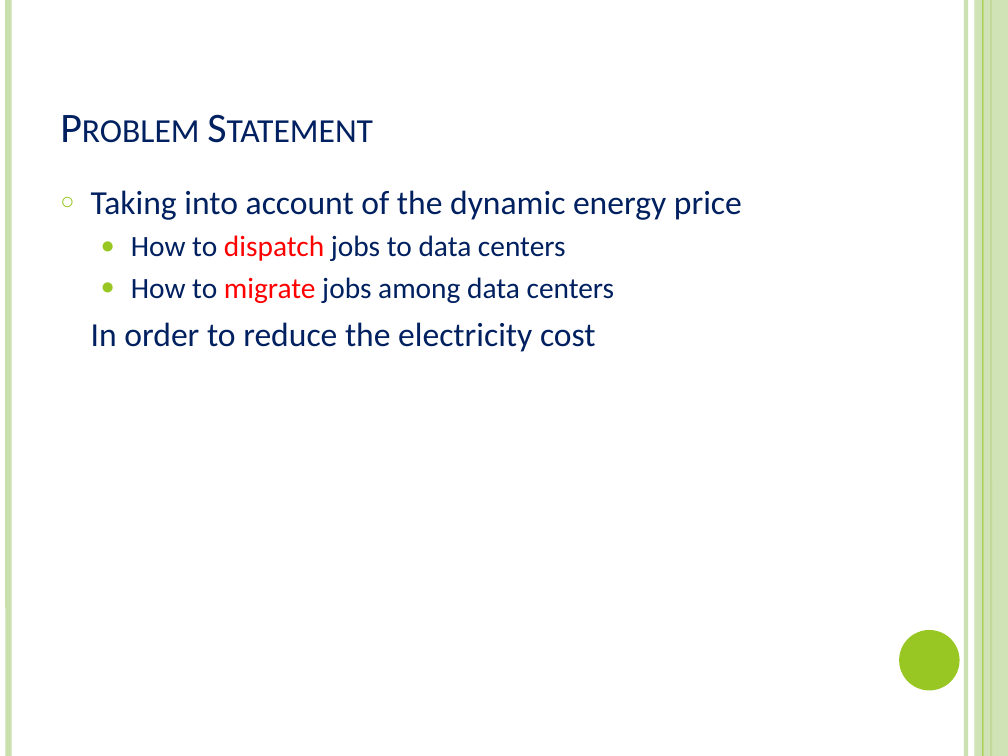
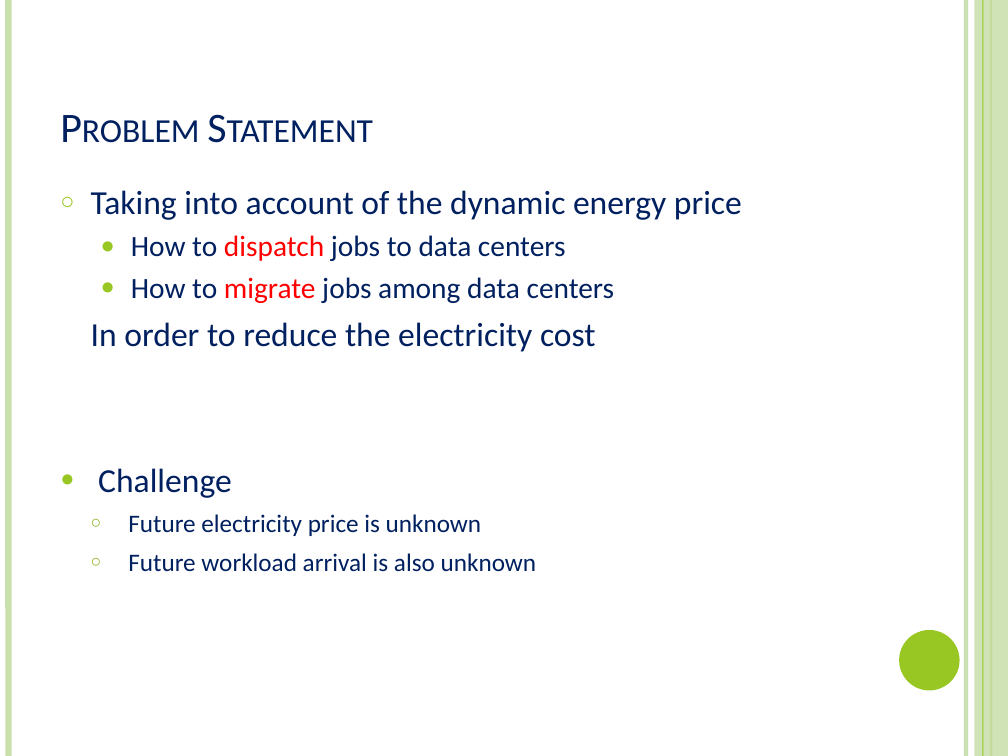
Before and after one commit to xizhonghua/GreenDC-Summary, a slide deck: slide 7 of file/Adnan12-EEGLB.pptx. Drawn at 1008x756 pixels with LibreOffice and Linux fonts; fonts in the diff are those of the drawing. Boxes give left, top, right and bottom in pixels: in the first picture for what was removed or moved away, otherwise in the second. Text is boxed around its words. In the diff, an @@ line names an element or a change of style, - is before the commit and + after.

```diff
--- a/file/Adnan12-EEGLB.pptx
+++ b/file/Adnan12-EEGLB.pptx
@@ text at box(98, 468, 537, 572): paragraphs added @@
+  ● Challenge
+    ○ Future electricity price is unknown
+    ○ Future workload arrival is also unknown
```
Also in this commit, not shown: 13 other slides changed, 14 slides added, 5 slides removed.
